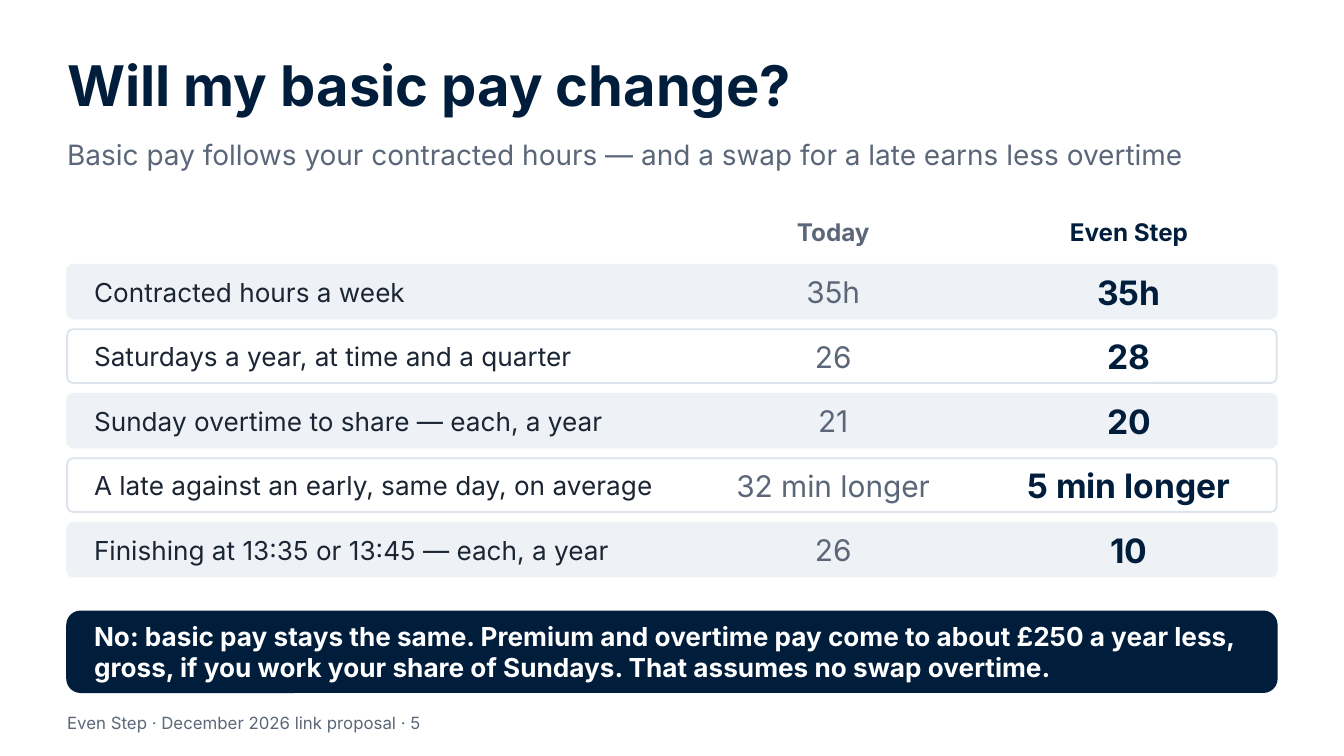
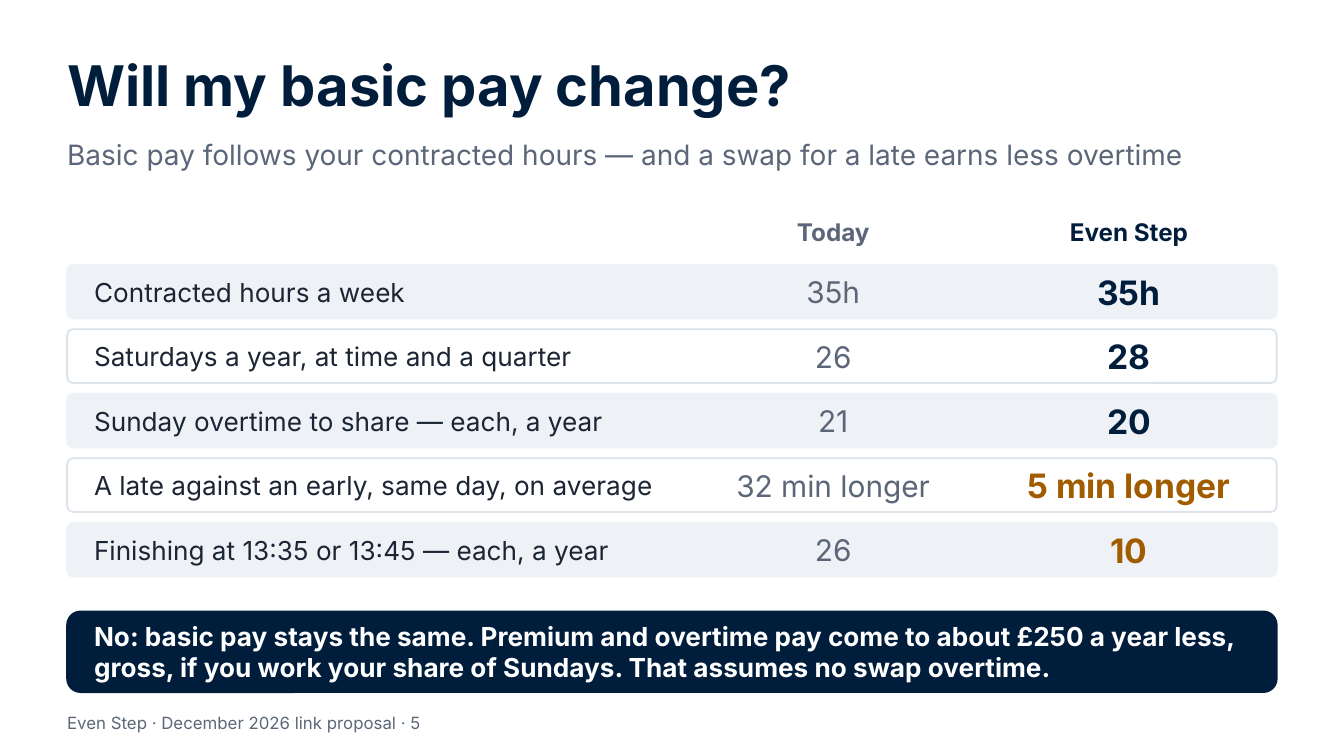
Before and after one commit to Garethdavidmiller/roster-app, a slide deck: slide 5 of docs/links-26/presentations/Even-Step-for-colleagues.pptx. Drawn at 1344x756 pixels with LibreOffice and Linux fonts; fonts in the diff are those of the drawing. Boxes give left, top, right and bottom in pixels: in the first picture for what was removed or moved away, otherwise in the second. Text is boxed around its words. In the diff, an @@ line names an element or a change of style, - is before the commit and + after.

```diff
--- a/docs/links-26/presentations/Even-Step-for-colleagues.pptx
+++ b/docs/links-26/presentations/Even-Step-for-colleagues.pptx
@@ text "5 min longer" at bbox=[1027, 472, 1230, 506]: text colour #001E3C to #A15C00 @@
@@ text "10" at bbox=[1110, 538, 1147, 564]: text colour #001E3C to #A15C00 @@
```
Also in this commit, not shown: 10 other files.
